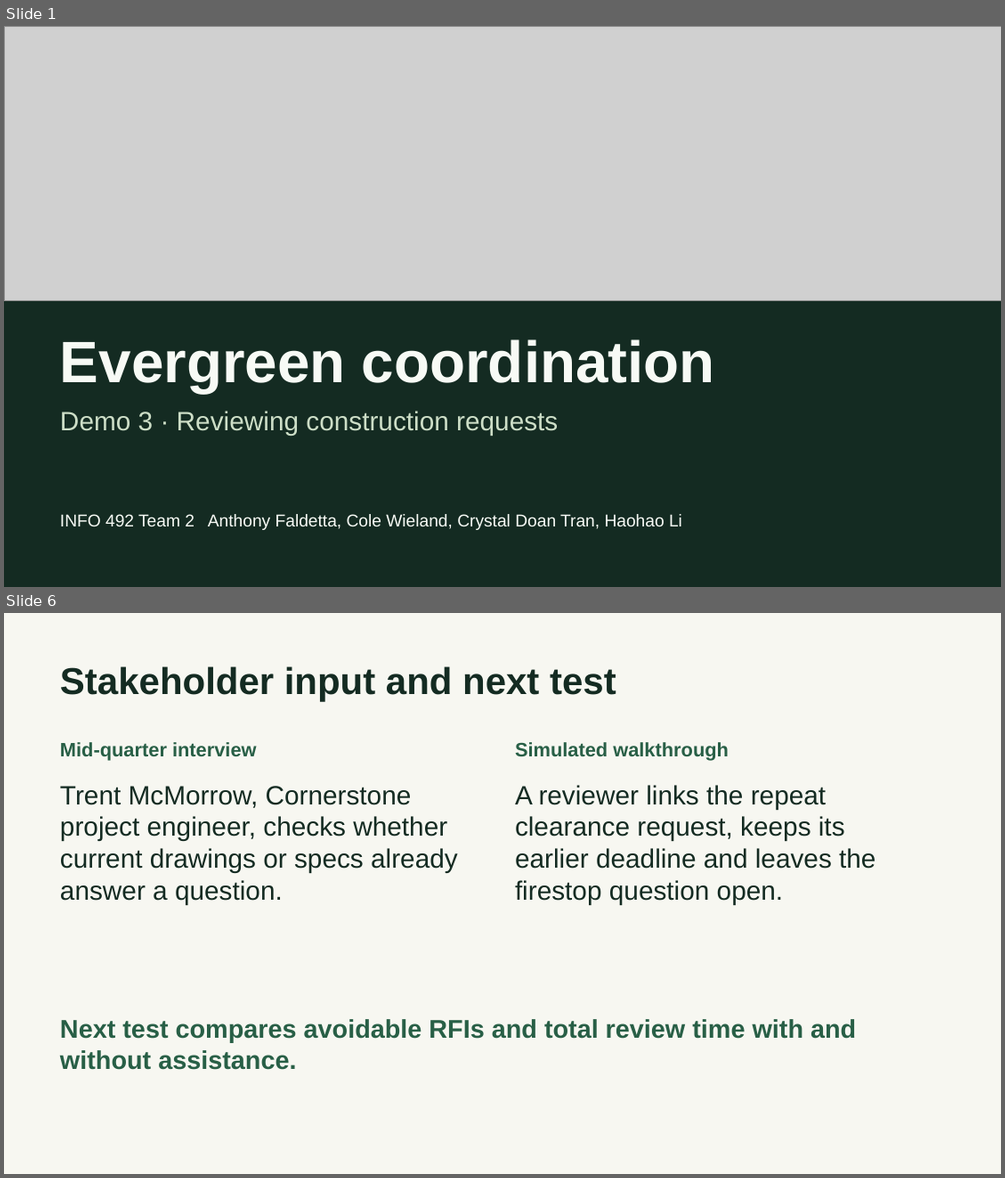
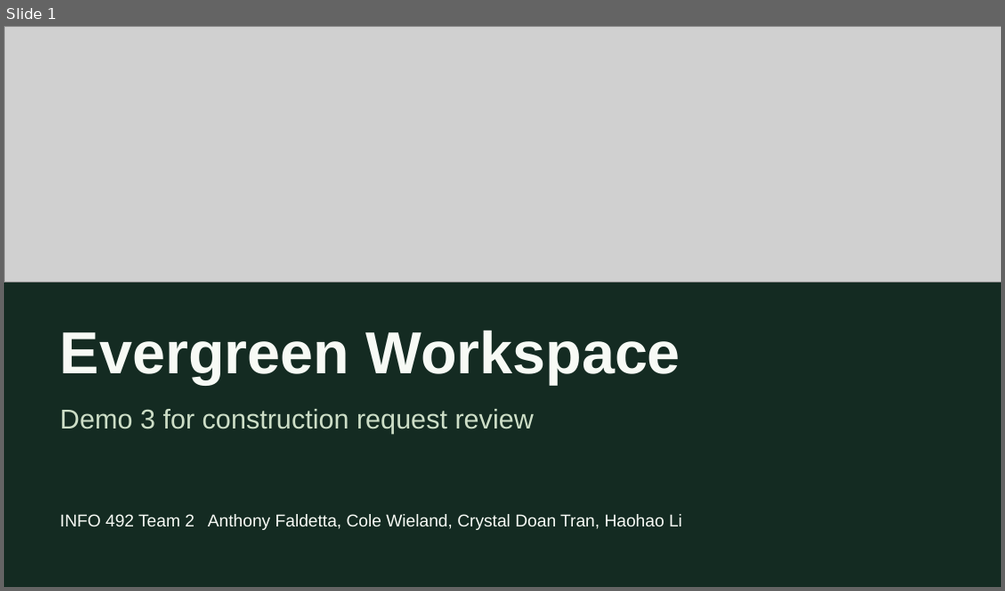
Before and after one commit to AnthonyFald/capstone-grp2, a slide deck: documents/demo-3/Demo 3 Presentation.pptx. Shown one above the other, each under a label of ours: slides 1 and 6 before the commit, slide 1 after it; the slides between them are not shown. The pictures are 1005x1178 and 1005x591 pixels, drawn with LibreOffice and Linux fonts; fonts in the diff are those of the drawing; grey boxes stand for pictures. Boxes give left, top, right and bottom in pixels: in the first picture for what was removed or moved away, otherwise in the second. Text is boxed around its words. In the diff, an @@ line names an element or a change of style, - is before the commit and + after.

Commit message:
Link live Evergreen accounts and revise Demo 3 presentation
Point the project homepage and legacy workspace landing at the verified Capstone Free sign-in. Show the signed-in intake and review workflow with actual local captures.

```diff
--- a/documents/demo-3/Demo 3 Presentation.pptx
+++ b/documents/demo-3/Demo 3 Presentation.pptx
@@ slide 6 removed at (4,613,1001,1174), background #F7F7F1 @@
@@ text removed at (60,666,616,702) @@
-Stakeholder input and next test
@@ text removed at (60,742,257,761) @@
-Mid-quarter interview
@@ text removed at (515,742,728,761) @@
-Simulated walkthrough
@@ text removed at (60,786,458,904) @@
-Trent McMorrow, Cornerstone project engineer, checks whether current drawings or specs already answer a question.
@@ text removed at (515,785,875,904) @@
-A reviewer links the repeat clearance request, keeps its earlier deadline and leaves the firestop question open.
@@ text removed at (60,1019,856,1070) @@
-Next test compares avoidable RFIs and total review time with and without assistance.
@@ slide 1 changed as well @@
@@ picture: place and size @@
-picture at (4,26,1001,301)
+picture at (4,26,1001,282)
@@ text at (60,329,680,384): text changed; size 56.2 to 57 pt @@
-Evergreen coordination
+Evergreen Workspace
@@ text at (60,409,534,434): text changed; size 25.5 to 26.2 pt @@
-Demo 3 · Reviewing construction requests
+Demo 3 for construction request review
```
Also in this commit, not shown: 6 slides added, 4 other slides removed, 7 other files.
